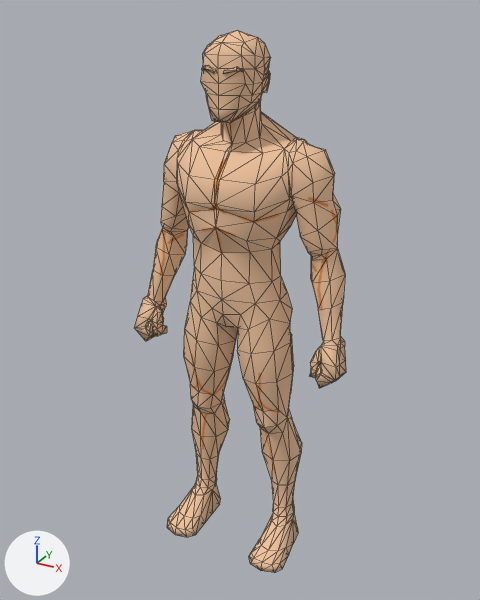
Renders of the glTF model assets/art/models/heroes/jarl.glb from each side of a commit.
One viewpoint serves both versions: a 50 mm camera at (0.991, -1.804, 1.855) aimed at (-0.002, 0.0, 0.953). Every picture has the same lights, and +X, +Y and +Z are marked at lower left. The picture after the commit comes second. Mesh edges are drawn as thin lines. Where no turn or scale is listed for an object, it has been applied to the vertices. Vertices at exactly the same position are counted once.

Before the edit, the objects in view are built like this:
```python
me_cylinder_001 = bpy.data.meshes.new('Cylinder.001')
me_cylinder_001.from_pydata(...)  # 754 vertices, 1496 faces; spans x -0.39..0.39, y -0.18..0.13, z 0.0..1.8
me_cylinder_001.materials.append(mat_material)  # picture img_fair_rosy
ob_body = bpy.data.objects.new('body', me_cylinder_001)
ob_body.location = (0.0, 0.0, 0.0)
```
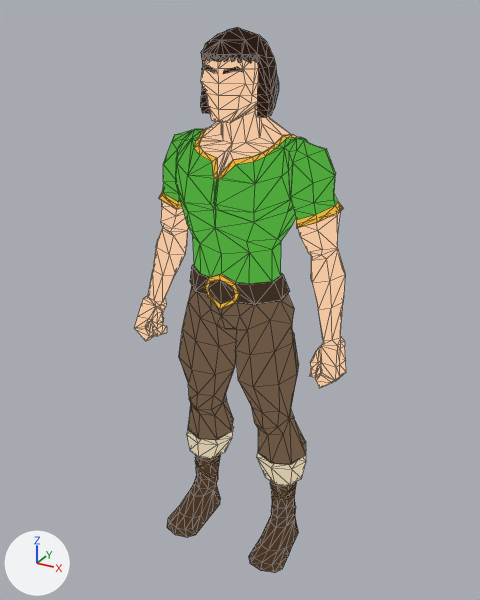
Location of each change, [x1, y1, x2, y2] in pixels of the pictures (480 x 600 px):
'body', reshaped: before [134, 30, 346, 573]; after [134, 27, 346, 573]
part 1 of me_cylinder_001, built on: before [162, 31, 337, 517]; after [159, 28, 343, 518]
part 2 of me_cylinder_001, recoloured (lighter): [134, 68, 346, 388] in both
part 3 of me_cylinder_001, recoloured: [202, 30, 243, 74] in both
part 4 of me_cylinder_001, recoloured: [165, 131, 335, 284] in both
part 5 of me_cylinder_001, recoloured: [184, 287, 294, 434] in both
part 6 of me_cylinder_001, recoloured: [167, 476, 298, 573] in both

Edits to the bpy script that builds the scene:
```text
Add mat_pants:
    mat_pants = principled_material('pants')
    mat_pants.base_color = (0.0, 0.0, 0.0)  # black #000000
    mat_pants.metallic = 1.0
    mat_pants.roughness = 1.0
    mat_pants.emission_color = (0.147, 0.0953, 0.0578)  # brown #6b5744
    mat_pants.emission_strength = 1.0
Add mat_hair:
    mat_hair = principled_material('hair')
    mat_hair.base_color = (0.0, 0.0, 0.0)  # black #000000
    mat_hair.metallic = 1.0
    mat_hair.roughness = 1.0
    mat_hair.emission_color = (0.0242, 0.011, 0.00605)  # black #2b1b12
    mat_hair.emission_strength = 1.0
Add mat_boots_major:
    mat_boots_major = principled_material('boots.major')
    mat_boots_major.base_color = (0.0, 0.0, 0.0)  # black #000000
    mat_boots_major.metallic = 1.0
    mat_boots_major.roughness = 1.0
    mat_boots_major.emission_color = (0.0685, 0.0382, 0.0212)  # brown #4a3728
    mat_boots_major.emission_strength = 1.0
Add mat_skin:
    mat_skin = principled_material('skin')
    mat_skin.base_color = (0.0, 0.0, 0.0)  # black #000000
    mat_skin.metallic = 1.0
    mat_skin.roughness = 1.0
    mat_skin.emission_color = (0.888, 0.565, 0.352)  # beige #f2c6a0
    mat_skin.emission_strength = 1.0
Add mat_tunic:
    mat_tunic = principled_material('tunic')
    mat_tunic.base_color = (0.0, 0.0, 0.0)  # black #000000
    mat_tunic.metallic = 1.0
    mat_tunic.roughness = 1.0
    mat_tunic.emission_color = (0.0782, 0.392, 0.0437)  # green #4fa83b
    mat_tunic.emission_strength = 1.0
Change me_cylinder_001:
    remove me_cylinder_001.from_pydata(...)  # 754 vertices, 1496 faces; spans x -0.39..0.39, y -0.18..0.13, z 0.0..1.8
    add me_cylinder_001.from_pydata(...)  # 1175 vertices, 2323 faces; spans x -0.39..0.39, y -0.18..0.14, z 0.0..1.81
    me_cylinder_001 part 1: 81 vertices moved from x -0.22..0.22, y -0.14..0.12, z 0.09..1.8 to x -0.23..0.23, y -0.14..0.13, z 0.09..1.81; 117 vertices removed from x -0.26..0.26, y -0.15..0.12, z 0.15..1.78; 538 vertices added at x -0.32..0.32, y -0.16..0.13, z 0.15..1.79
    me_cylinder_001 part 2: 496 faces spanning x -0.39..0.39, y -0.13..0.11, z 0.75..1.7 switch from mat_material (picture img_fair_rosy) to mat_skin (black #000000, glowing beige #f2c6a0)
    me_cylinder_001 part 3: 44 faces spanning x -0.07..0.07, y -0.13..-0.02, z 1.69..1.81 switch from mat_material (picture img_fair_rosy) to mat_hair (black #000000)
    me_cylinder_001 part 4: 117 faces spanning x -0.3..0.3, y -0.16..0.14, z 1.07..1.5 switch from mat_material (picture img_fair_rosy) to mat_tunic (black #000000, glowing green #4fa83b)
    me_cylinder_001 part 5: 192 faces spanning x -0.23..0.23, y -0.13..0.13, z 0.49..1.0 switch from mat_material (picture img_fair_rosy) to mat_pants (black #000000)
    me_cylinder_001 part 6: 170 faces spanning x -0.25..0.25, y -0.18..0.09, z 0.0..0.16 switch from mat_material (picture img_fair_rosy) to mat_boots_major (black #000000)
    add me_cylinder_001.materials.append(mat_trim)  # black #000000, glowing orange #e8b23d
    add me_cylinder_001.materials.append(mat_belt)  # black #000000
    add me_cylinder_001.materials.append(mat_boots_fur)  # black #000000, glowing beige #d4c4a8
    add me_cylinder_001.materials.append(mat_boots_straps)  # black #000000, glowing brown #7a5c3e
```
